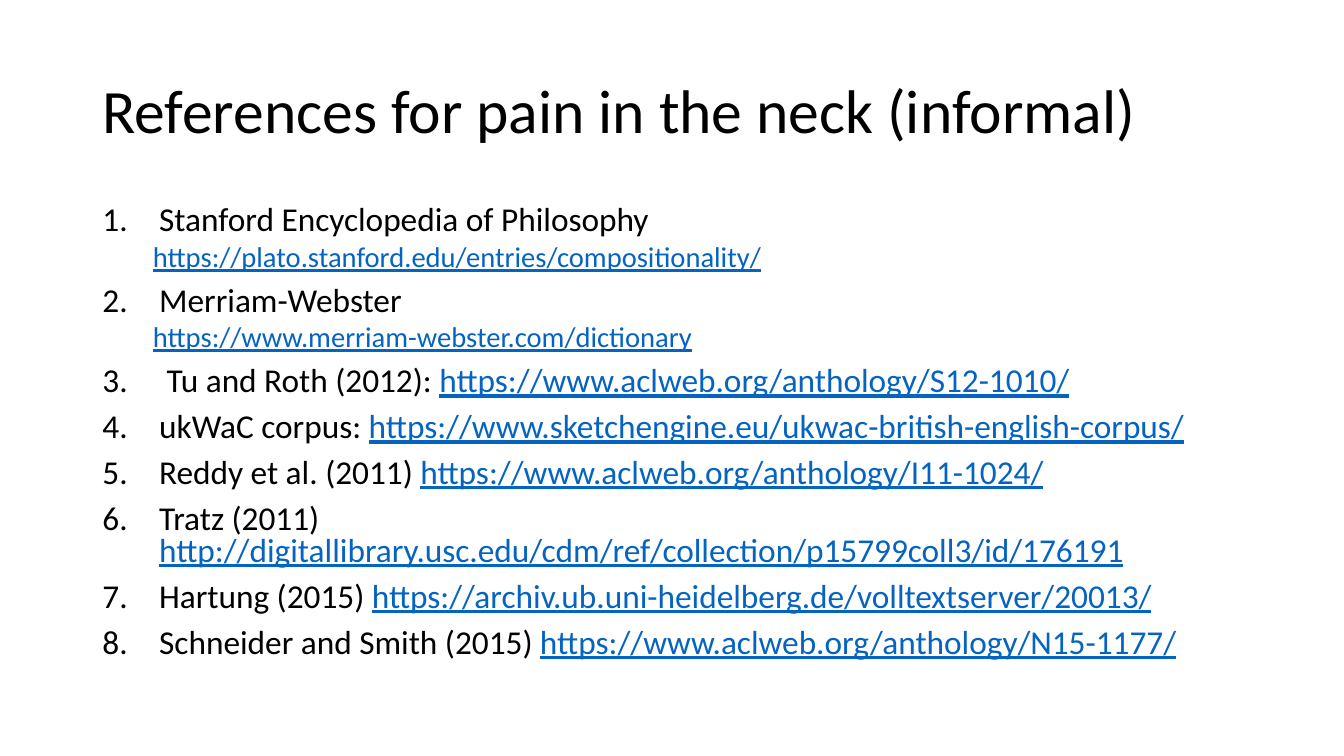
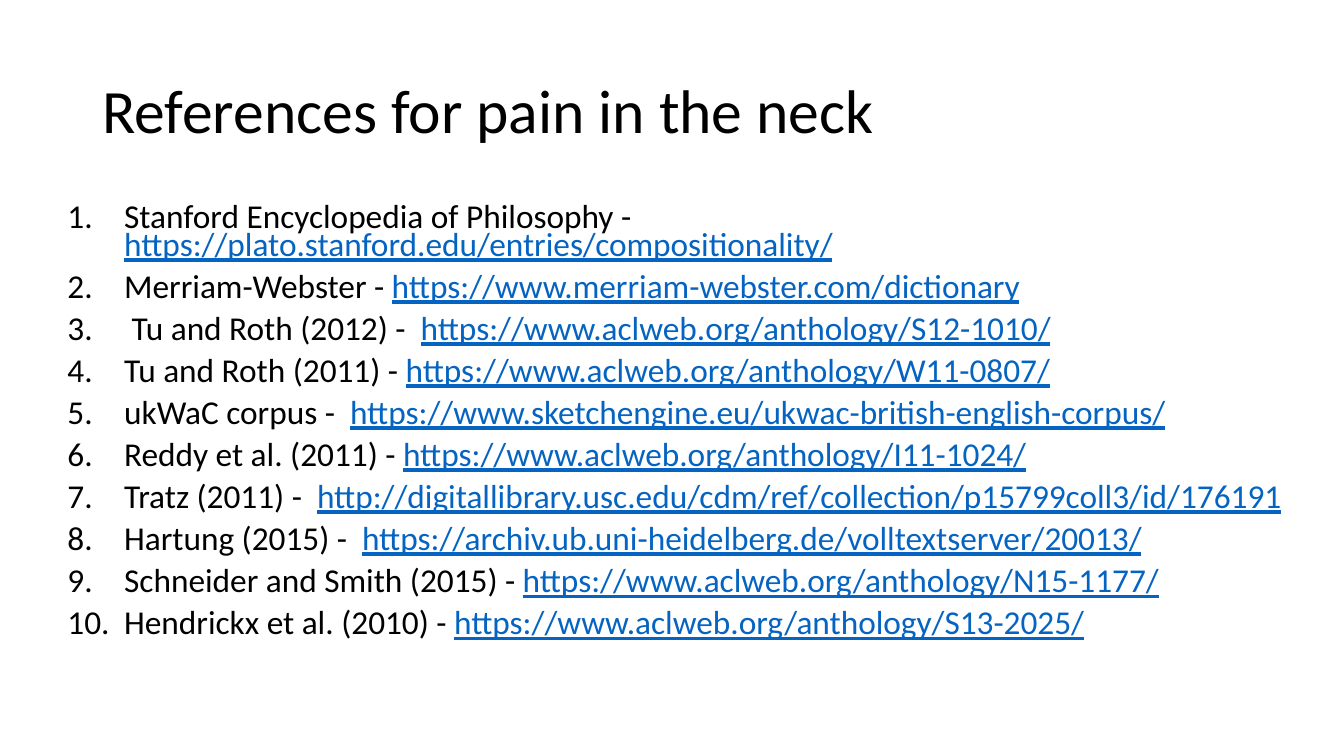
Before and after one commit to spacemanidol/AnalyzingNeuralLanguageModelsGroup1, a slide deck: slide 60 of PaperPresentation02202020.pptx (slide 62 before the commit). Drawn at 1344x756 pixels with LibreOffice and Linux fonts; fonts in the diff are those of the drawing. Boxes give left, top, right and bottom in pixels: in the first picture for what was removed or moved away, otherwise in the second. Text is boxed around its words. In the diff, an @@ line names an element or a change of style, - is before the commit and + after.

Commit message:
Update PaperPresentation02202020.pptx
Polished the slides for the Pain in the Neck paper. Added some placeholder slides for Idiom paper. Added some slides for our experiment.

```diff
--- a/PaperPresentation02202020.pptx
+++ b/PaperPresentation02202020.pptx
@@ title at box(102, 90, 874, 143): text changed @@
-References for pain in the neck (informal)
+References for pain in the neck
@@ text at box(124, 205, 1281, 640): text changed @@
-1. Stanford Encyclopedia of Philosophy
-  https://plato.stanford.edu/entries/compositionality/
-2. Merriam-Webster
-  https://www.merriam-webster.com/dictionary
-3. Tu and Roth (2012): https://www.aclweb.org/anthology/S12-1010/
-4. ukWaC corpus: https://www.sketchengine.eu/ukwac-british-english-corpus/
-5. Reddy et al. (2011) https://www.aclweb.org/anthology/I11-1024/
-6. Tratz (2011) http://digitallibrary.usc.edu/cdm/ref/collection/p15799coll3/id/176191
-7. Hartung (2015) https://archiv.ub.uni-heidelberg.de/volltextserver/20013/
-8. Schneider and Smith (2015) https://www.aclweb.org/anthology/N15-1177/
+1. Stanford Encyclopedia of Philosophy - https://plato.stanford.edu/entries/compositionality/
+2. Merriam-Webster - https://www.merriam-webster.com/dictionary
+3. Tu and Roth (2012) - https://www.aclweb.org/anthology/S12-1010/
+4. Tu and Roth (2011) - https://www.aclweb.org/anthology/W11-0807/
+5. ukWaC corpus - https://www.sketchengine.eu/ukwac-british-english-corpus/
+6. Reddy et al. (2011) - https://www.aclweb.org/anthology/I11-1024/
+7. Tratz (2011) - http://digitallibrary.usc.edu/cdm/ref/collection/p15799coll3/id/176191
+8. Hartung (2015) - https://archiv.ub.uni-heidelberg.de/volltextserver/20013/
+9. Schneider and Smith (2015) - https://www.aclweb.org/anthology/N15-1177/
+10. Hendrickx et al. (2010) - https://www.aclweb.org/anthology/S13-2025/
```
Also in this commit, not shown: 18 other slides changed, 22 slides added, 11 slides removed.
